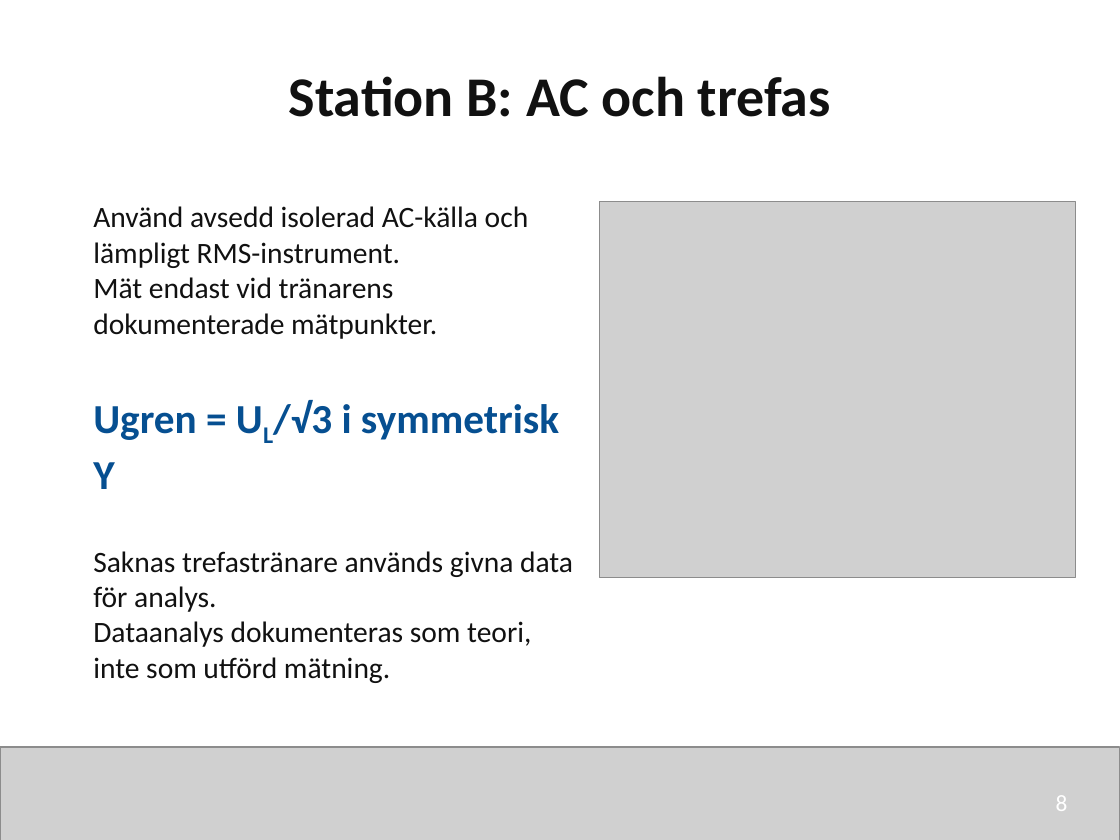
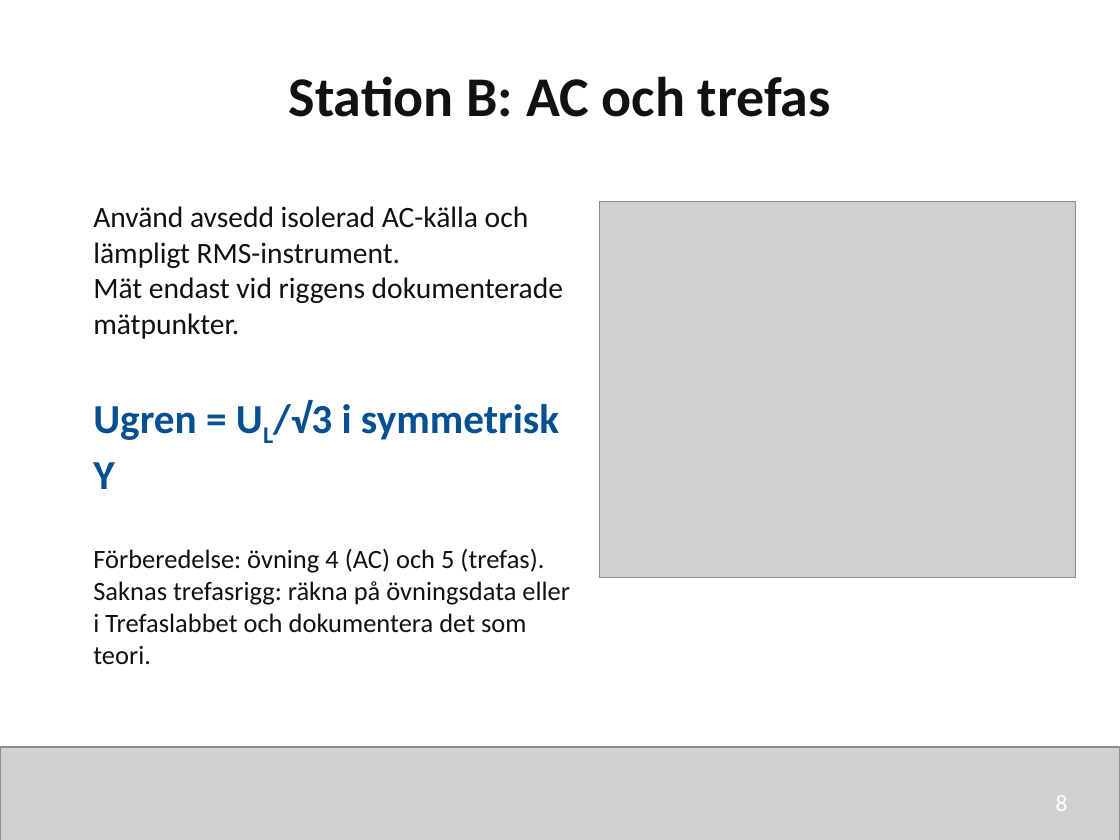
Before and after one commit to nj22az/nj22az.github.io, a slide deck: slide 8 of sjoskolan/vecka-41/aktuell/v41_03_Fysisk_traff_och_matning_elev.pptx. Drawn at 1120x840 pixels with LibreOffice and Linux fonts; fonts in the diff are those of the drawing; grey boxes stand for pictures. Boxes give left, top, right and bottom in pixels: in the first picture for what was removed or moved away, otherwise in the second. Text is boxed around its words. In the diff, an @@ line names an element or a change of style, - is before the commit and + after.

```diff
--- a/sjoskolan/vecka-41/aktuell/v41_03_Fysisk_traff_och_matning_elev.pptx
+++ b/sjoskolan/vecka-41/aktuell/v41_03_Fysisk_traff_och_matning_elev.pptx
@@ text at bbox=[93, 277, 563, 339]: text changed @@
-Mät endast vid tränarens dokumenterade mätpunkter.
+Mät endast vid riggens dokumenterade mätpunkter.
@@ text at bbox=[93, 549, 570, 664]: text changed; size 19 to 17 pt @@
-Saknas trefastränare används givna data för analys.
-Dataanalys dokumenteras som teori, inte som utförd mätning.
+Förberedelse: övning 4 (AC) och 5 (trefas).
+Saknas trefasrigg: räkna på övningsdata eller i Trefaslabbet och dokumentera det som teori.
```
Also in this commit, not shown: 9 other slides changed, 12 other files.
